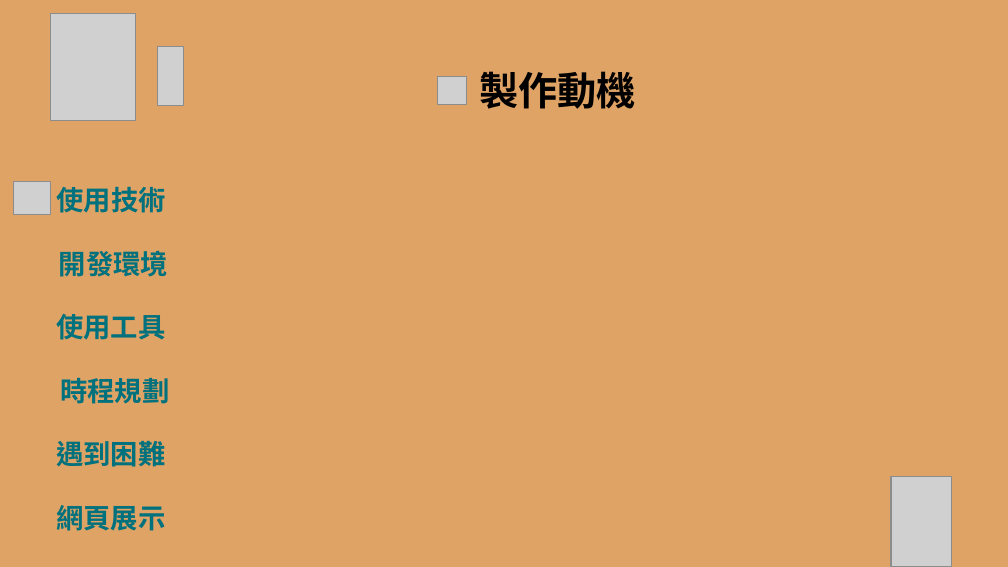
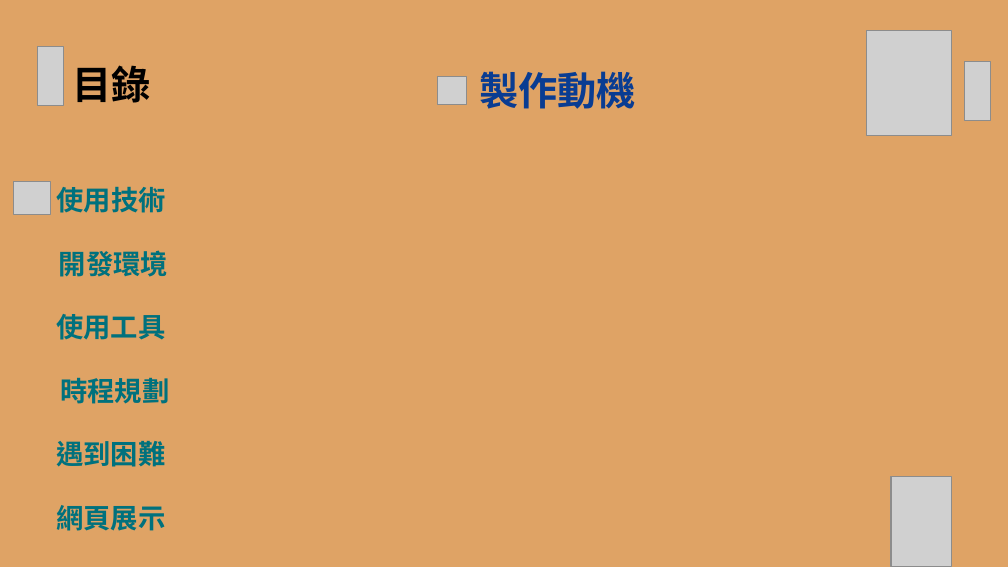
Before and after one commit to wsadtref95/aaa, a slide deck: slide 3 of 資展國際 小專.pptx. Drawn at 1008x567 pixels with LibreOffice and Linux fonts; fonts in the diff are those of the drawing; grey boxes stand for pictures; background and template pictures are left out. Boxes give left, top, right and bottom in pixels: in the first picture for what was removed or moved away, otherwise in the second. Text is boxed around its words. In the diff, an @@ line names an element or a change of style, - is before the commit and + after.

```diff
--- a/資展國際 小專.pptx
+++ b/資展國際 小專.pptx
@@ picture removed at [50, 13, 135, 121] @@
@@ picture: place and size @@
-picture at [157, 47, 183, 106]
+picture at [37, 46, 64, 105]
@@ title "製作動機" at [479, 71, 636, 109]: text colour #000000 to #093C92 @@
@@ picture added at [867, 30, 952, 136] @@
@@ text added at [72, 65, 150, 103], 28 pt, text #000000, bold @@
+目錄
@@ picture added at [964, 61, 990, 120] @@
```
Also in this commit, not shown: 8 other slides changed, 1 slide added.
